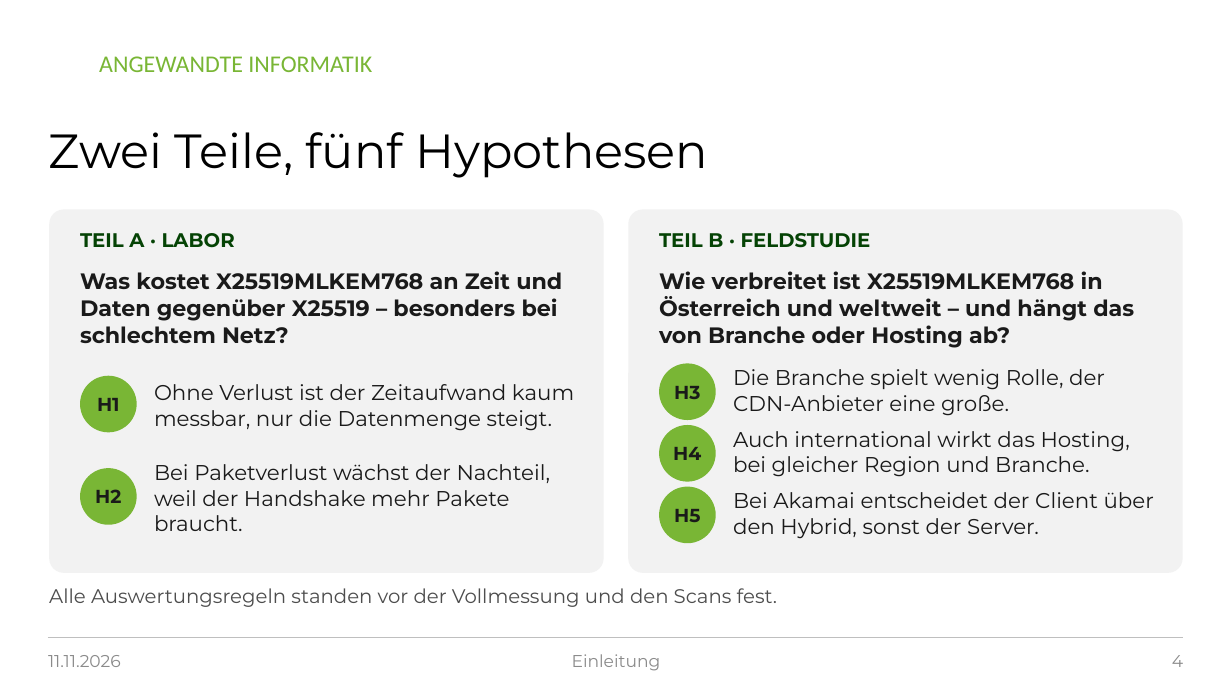
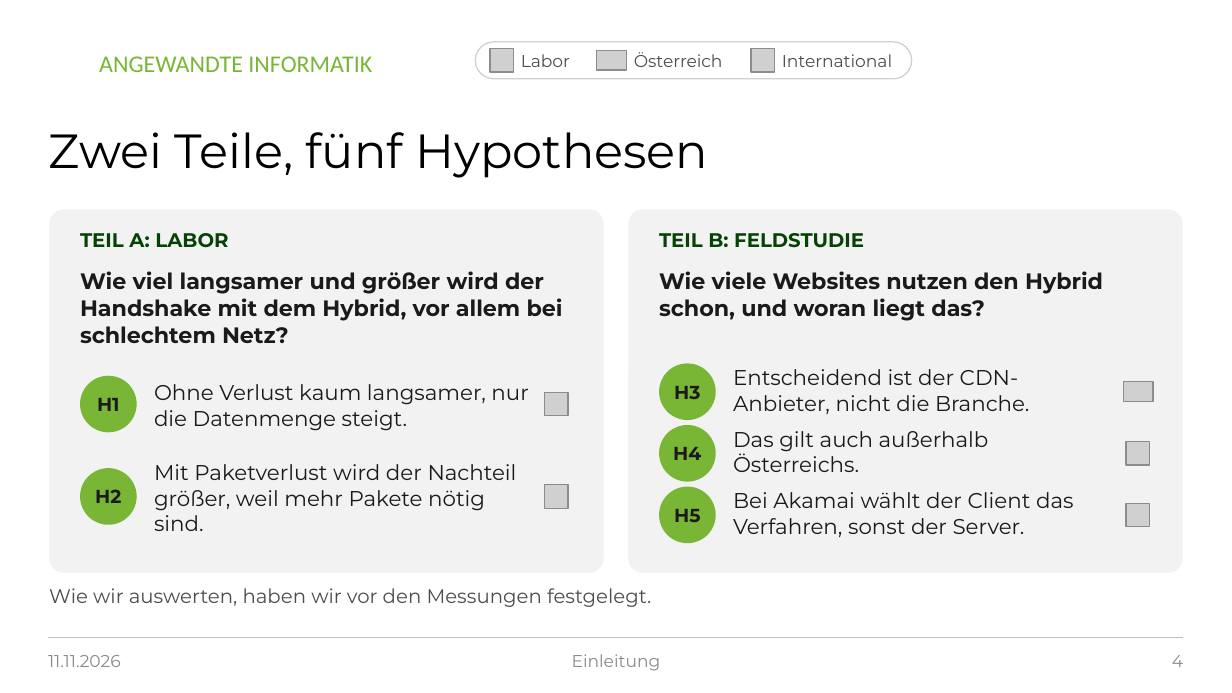
Before and after one commit to raphi98/singer-postquantum-experiment, a slide deck: slide 4 of praesentation/PQ-TLS_Praesentation_2026-11-11.pptx. Drawn at 1232x693 pixels with LibreOffice and Linux fonts; fonts in the diff are those of the drawing; grey boxes stand for pictures; background and template pictures are left out. Boxes give left, top, right and bottom in pixels: in the first picture for what was removed or moved away, otherwise in the second. Text is boxed around its words. In the diff, an @@ line names an element or a change of style, - is before the commit and + after.

```diff
--- a/praesentation/PQ-TLS_Praesentation_2026-11-11.pptx
+++ b/praesentation/PQ-TLS_Praesentation_2026-11-11.pptx
@@ rounded rectangle added at (476, 42, 912, 79), fill #FFFFFF, outline #D0D0D0 0.75 pt @@
@@ picture added at (490, 49, 514, 73) @@
@@ text added at (521, 54, 570, 67), 10 pt, text #4D4D4D @@
+Labor
@@ picture added at (596, 51, 626, 70) @@
@@ text added at (634, 52, 723, 67), 10 pt, text #4D4D4D @@
+Österreich
@@ picture added at (752, 49, 775, 73) @@
@@ text added at (782, 54, 892, 67), 10 pt, text #4D4D4D @@
+International
@@ text at (80, 233, 228, 248): text changed @@
-TEIL A · LABOR
+TEIL A: LABOR
@@ text at (659, 233, 864, 248): text changed @@
-TEIL B · FELDSTUDIE
+TEIL B: FELDSTUDIE
@@ text at (80, 271, 563, 343): text changed @@
-Was kostet X25519MLKEM768 an Zeit und Daten gegenüber X25519 – besonders bei schlechtem Netz?
+Wie viel langsamer und größer wird der Handshake mit dem Hybrid, vor allem bei schlechtem Netz?
@@ text at (659, 271, 1103, 321): text changed @@
-Wie verbreitet ist X25519MLKEM768 in Österreich und weltweit – und hängt das von Branche oder Hosting ab?
+Wie viele Websites nutzen den Hybrid schon, und woran liegt das?
@@ text at (154, 384, 528, 431): text changed @@
-Ohne Verlust ist der Zeitaufwand kaum messbar, nur die Datenmenge steigt.
+Ohne Verlust kaum langsamer, nur die Datenmenge steigt.
@@ text at (733, 369, 1029, 414): text changed @@
-Die Branche spielt wenig Rolle, der CDN-Anbieter eine große.
+Entscheidend ist der CDN-Anbieter, nicht die Branche.
@@ picture added at (1124, 382, 1153, 402) @@
@@ picture added at (545, 393, 568, 416) @@
@@ text at (733, 431, 989, 472): text changed @@
-Auch international wirkt das Hosting, bei gleicher Region und Branche.
+Das gilt auch außerhalb Österreichs.
@@ picture added at (1126, 441, 1149, 464) @@
@@ text at (154, 464, 517, 531): text changed @@
-Bei Paketverlust wächst der Nachteil, weil der Handshake mehr Pakete braucht.
+Mit Paketverlust wird der Nachteil größer, weil mehr Pakete nötig sind.
@@ picture added at (545, 485, 568, 509) @@
@@ text at (733, 492, 1074, 537): text changed @@
-Bei Akamai entscheidet der Client über den Hybrid, sonst der Server.
+Bei Akamai wählt der Client das Verfahren, sonst der Server.
@@ picture added at (1126, 503, 1149, 526) @@
@@ text at (49, 588, 651, 607): text changed @@
-Alle Auswertungsregeln standen vor der Vollmessung und den Scans fest.
+Wie wir auswerten, haben wir vor den Messungen festgelegt.
```
Also in this commit, not shown: 22 other slides changed, 2 other files.
